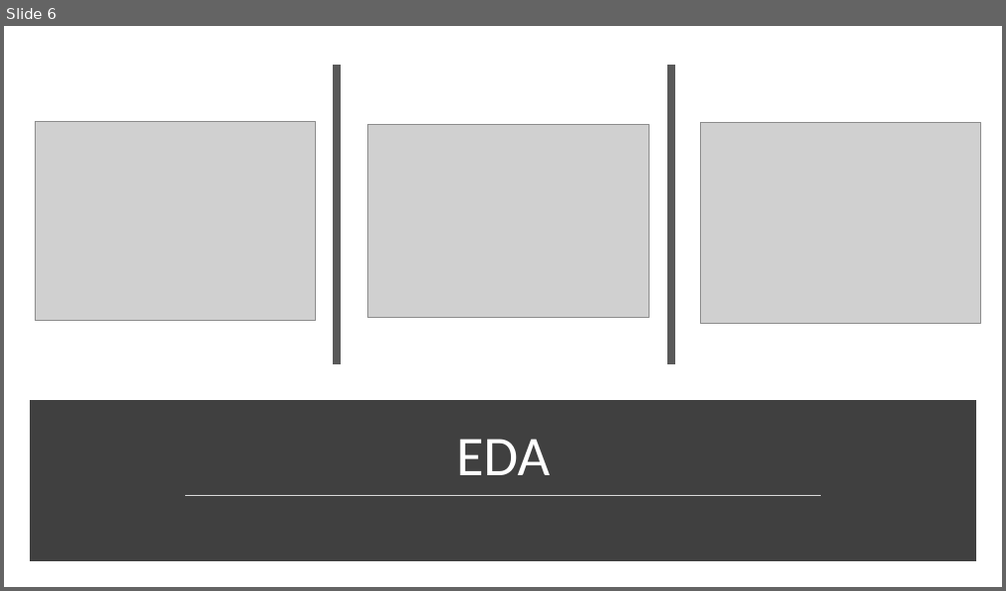
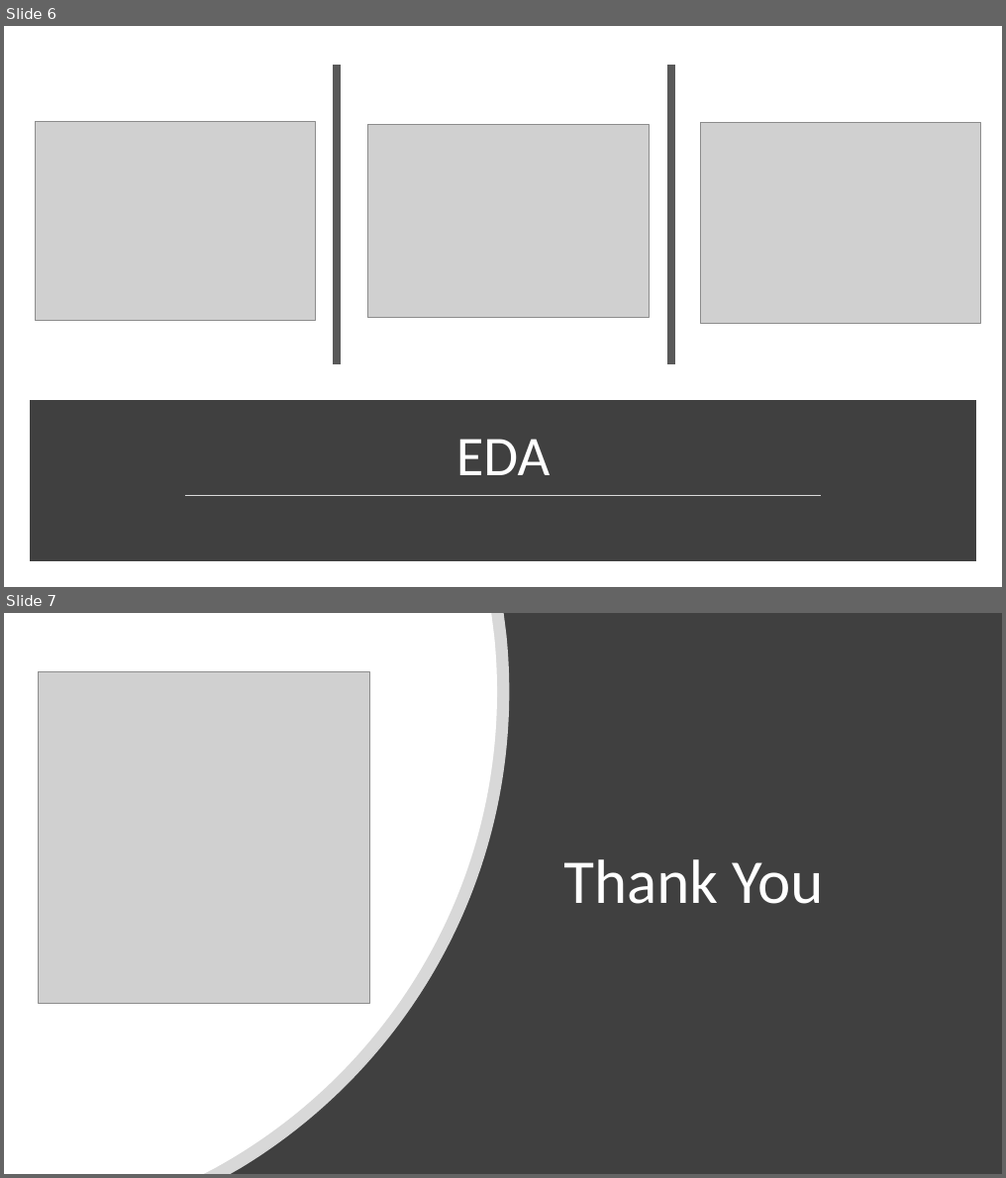
Before and after one commit to YM53858/ChicagoCrimes, a slide deck: Delivery 2/Presentation 2.pptx. Shown one above the other, each under a label of ours: slide 6 before the commit, slides 6 and 7 after it. The pictures are 1006x591 and 1006x1178 pixels, drawn with LibreOffice and Linux fonts; fonts in the diff are those of the drawing; grey boxes stand for pictures. Boxes give left, top, right and bottom in pixels: in the first picture for what was removed or moved away, otherwise in the second. Text is boxed around its words. In the diff, an @@ line names an element or a change of style, - is before the commit and + after.

```diff
--- a/Delivery 2/Presentation 2.pptx
+++ b/Delivery 2/Presentation 2.pptx
@@ slide 7 added at box(4, 613, 1002, 1174), background #FFFFFF @@
@@ rectangle added at box(4, 613, 1002, 1174), fill #404040 @@
@@ freeform shape added at box(4, 613, 509, 1174), fill #FFFFFF at 80% opacity @@
@@ freeform shape added at box(4, 613, 497, 1174), fill #FFFFFF @@
@@ picture added at box(39, 672, 370, 1004) @@
@@ title added at box(563, 860, 823, 904), 60 pt, text #FFFFFF @@
+Thank You
```
